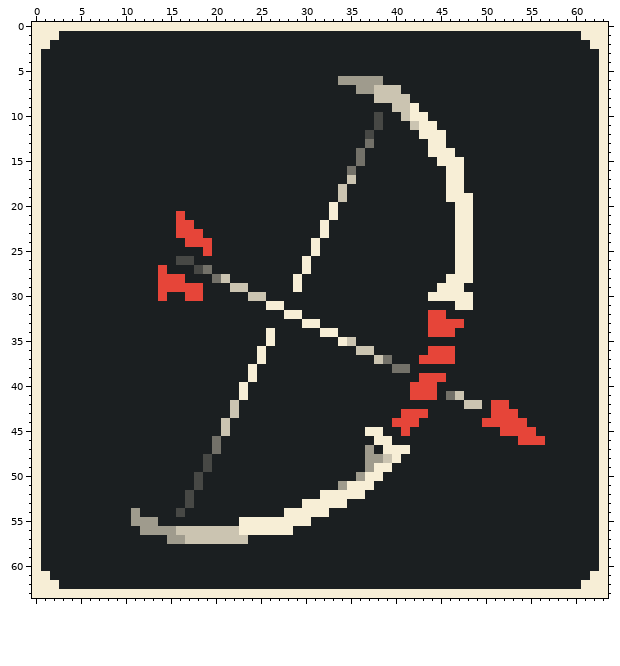
Edited in one commit: pixel-art sprite (public/assets/icons/units/bower_icon.png). Above: the version before the commit.
The file is 64x64 pixels.
Now the later version:
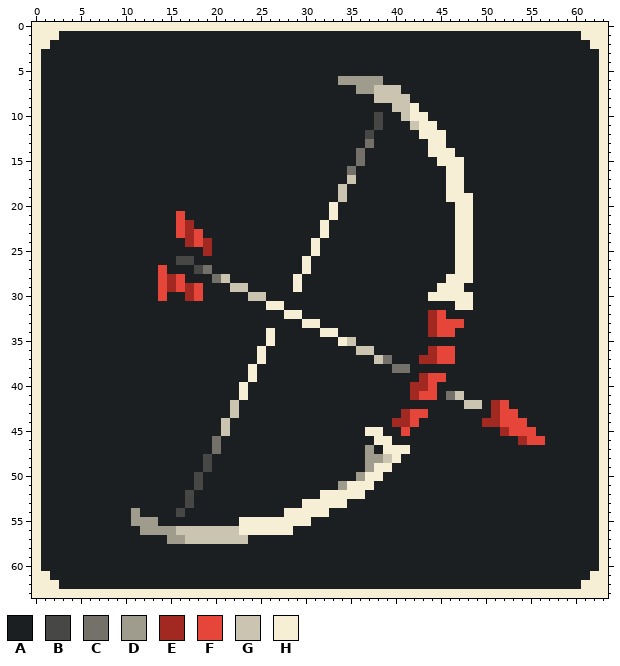
Palette (. is transparent): A #1b1f21  B #474845  C #737169  D #9f9b8d  E #a12921  F #e64539  G #cbc4b1  H #f7eed6
Change:
y 22..23: x 17 F -> E
y 24: x 17 F -> E; x 19 F -> E
y 25: x 19 F -> E
y 28: x 15 F -> E
y 29: x 15 F -> E; x 17 F -> E
y 30: x 17 F -> E
y 32..34: x 44 F -> E
y 36: x 44 F -> E
y 37: x 43..44 FF -> EE
y 39: x 43 F -> E
y 40: x 42..43 FF -> EE
y 41: x 42 F -> E
y 42: x 51 F -> E
y 43: x 41 F -> E; x 51 F -> E
y 44: x 40..41 FF -> EE; x 50..51 FF -> EE
y 45: x 52 F -> E
y 46: x 54 F -> E
